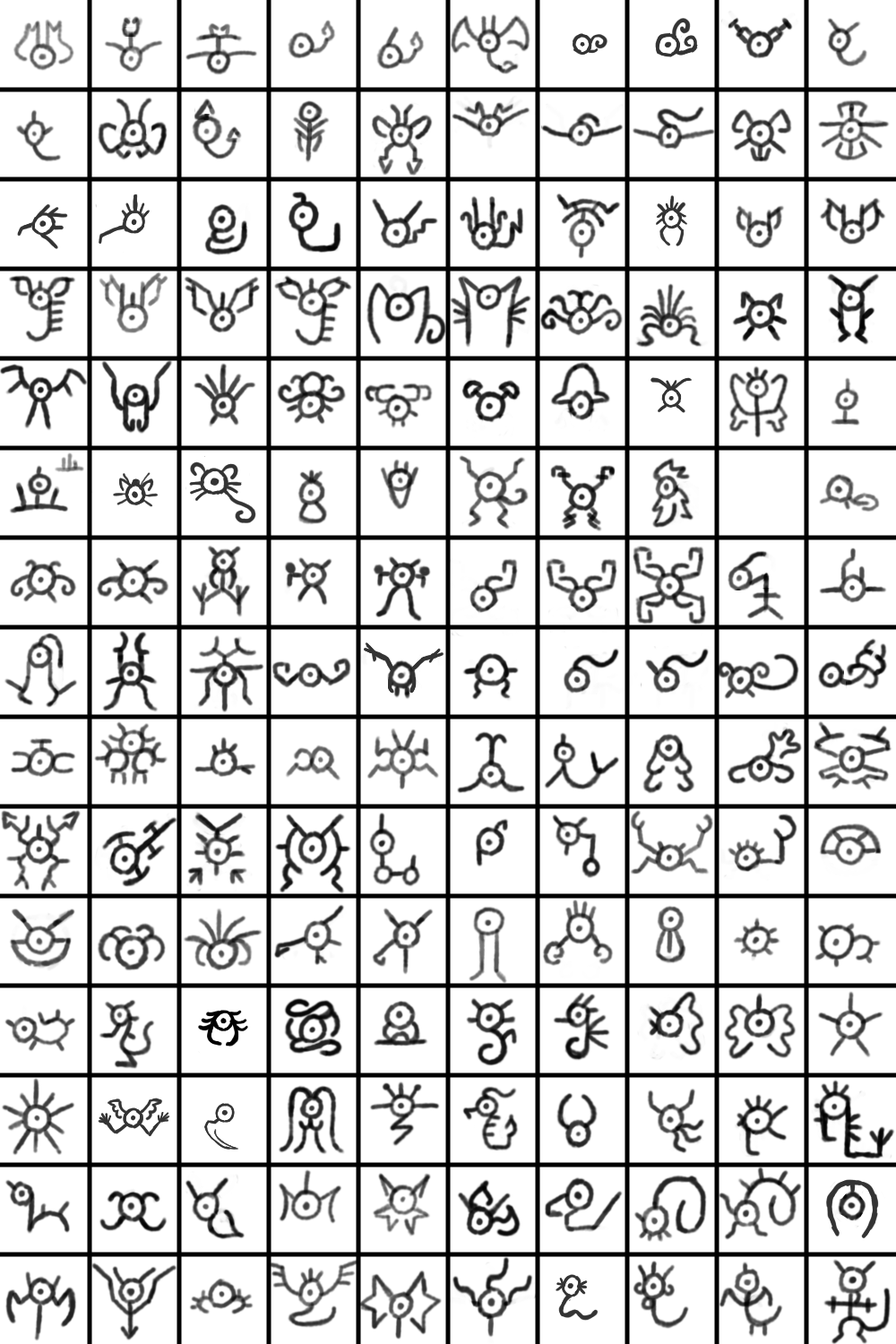
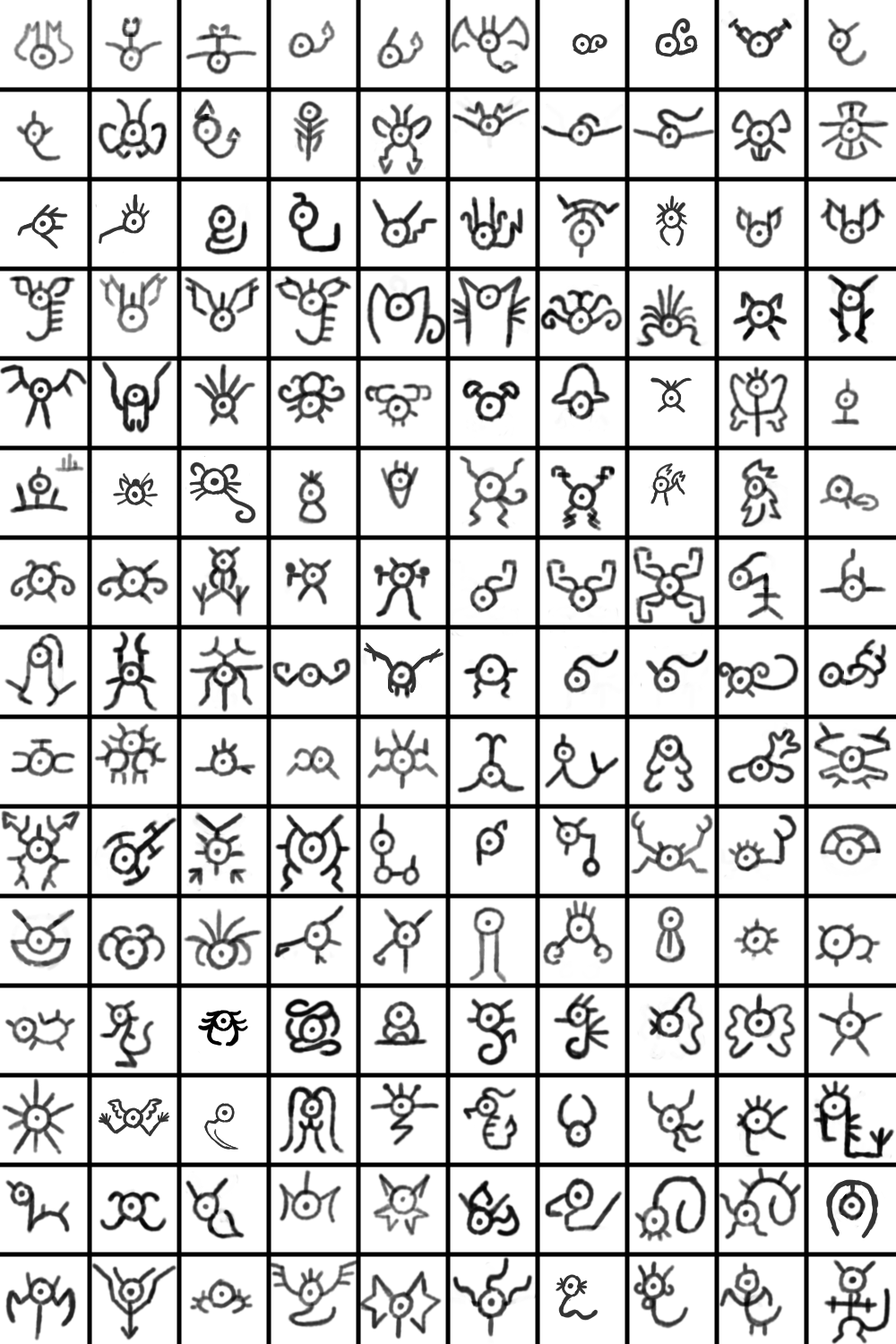
Revision of a layered 896x1344 image; what changed, layer by layer:
painted on "Paint Layer 1" over (648, 456, 788, 529)
